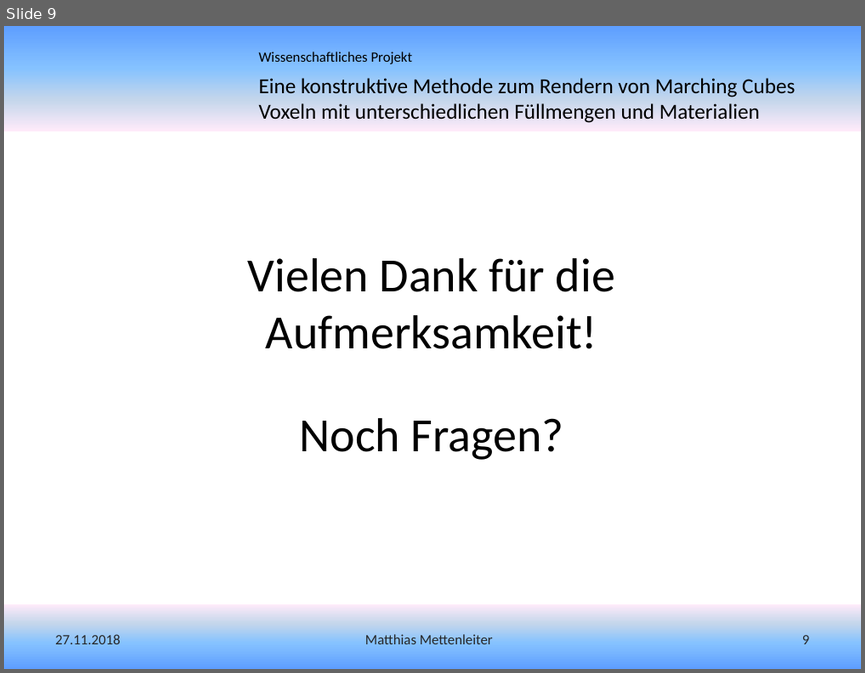
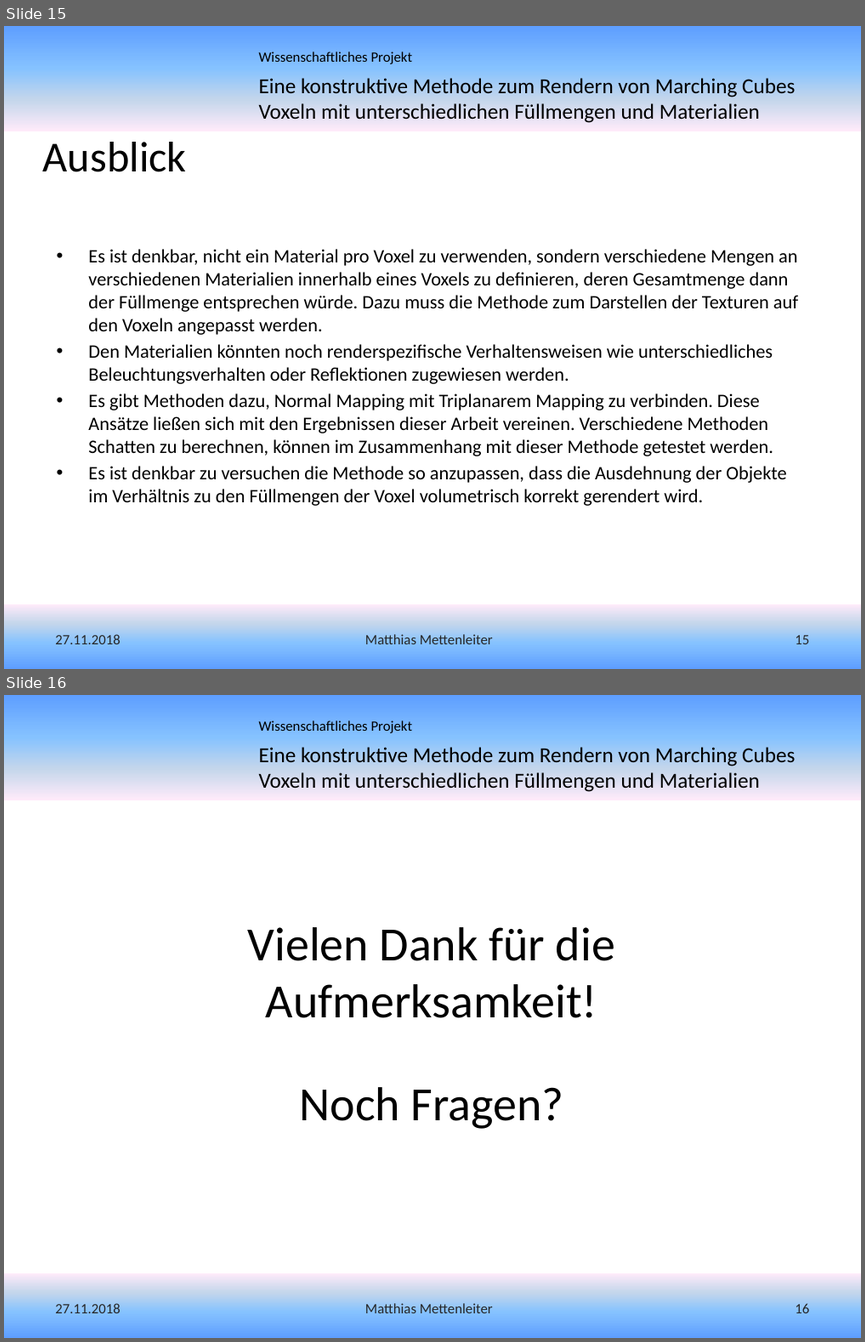
Before and after one commit to MMDaemon/MC_Paper, a slide deck: Vortrag - Eine konstruktive Methode zum Rendern von Marching Cubes Voxeln mit unterschiedlichen Füllmengen und Materialien.pptx. Shown one above the other, each under a label of ours: slide 9 before the commit, slides 15 and 16 after it. The pictures are 865x673 and 865x1342 pixels, drawn with LibreOffice and Linux fonts; fonts in the diff are those of the drawing; background and template pictures are left out. Boxes give left, top, right and bottom in pixels: in the first picture for what was removed or moved away, otherwise in the second. Text is boxed around its words. In the diff, an @@ line names an element or a change of style, - is before the commit and + after.

```diff
--- a/Vortrag - Eine konstruktive Methode zum Rendern von Marching Cubes Voxeln mit unterschiedlichen Füllmengen und Materialien.pptx
+++ b/Vortrag - Eine konstruktive Methode zum Rendern von Marching Cubes Voxeln mit unterschiedlichen Füllmengen und Materialien.pptx
@@ slide 15 added at <box>4,26,861,669</box>, background #FFFFFF; not listed: 3 template elements that a slide beside it also shows @@
@@ title added at <box>43,142,187,172</box>, 36 pt, text #000000 @@
+Ausblick
@@ text added at <box>88,249,798,505</box>, 16 pt, text #000000 @@
+• Es ist denkbar, nicht ein Material pro Voxel zu verwenden, sondern verschiedene Mengen an verschiedenen Materialien innerhalb eines Voxels zu definieren, deren Gesamtmenge dann der Füllmenge entsprechen würde. Dazu muss die Methode zum Darstellen der Texturen auf den Voxeln angepasst werden.
+• Den Materialien könnten noch renderspezifische Verhaltensweisen wie unterschiedliches Beleuchtungsverhalten oder Reflektionen zugewiesen werden.
+• Es gibt Methoden dazu, Normal Mapping mit Triplanarem Mapping zu verbinden. Diese Ansätze ließen sich mit den Ergebnissen dieser Arbeit vereinen. Verschiedene Methoden Schatten zu berechnen, können im Zusammenhang mit dieser Methode getestet werden.
+• Es ist denkbar zu versuchen die Methode so anzupassen, dass die Ausdehnung der Objekte im Verhältnis zu den Füllmengen der Voxel volumetrisch korrekt gerendert wird.
@@ text added at <box>55,634,120,644</box>, 12 pt, text #262626 @@
+27.11.2018
@@ text added at <box>365,634,493,644</box>, 12 pt, text #262626 @@
+Matthias Mettenleiter
@@ page number added at <box>794,635,809,644</box>, 12 pt, text #262626 @@
+15
@@ what was slide 9 is now slide 16 @@
@@ page number at <box>794,1303,809,1313</box>: text changed @@
-9
+16
```
Also in this commit, not shown: 7 slides changed, 7 other slides added, 1 slide removed, 10 other files.
